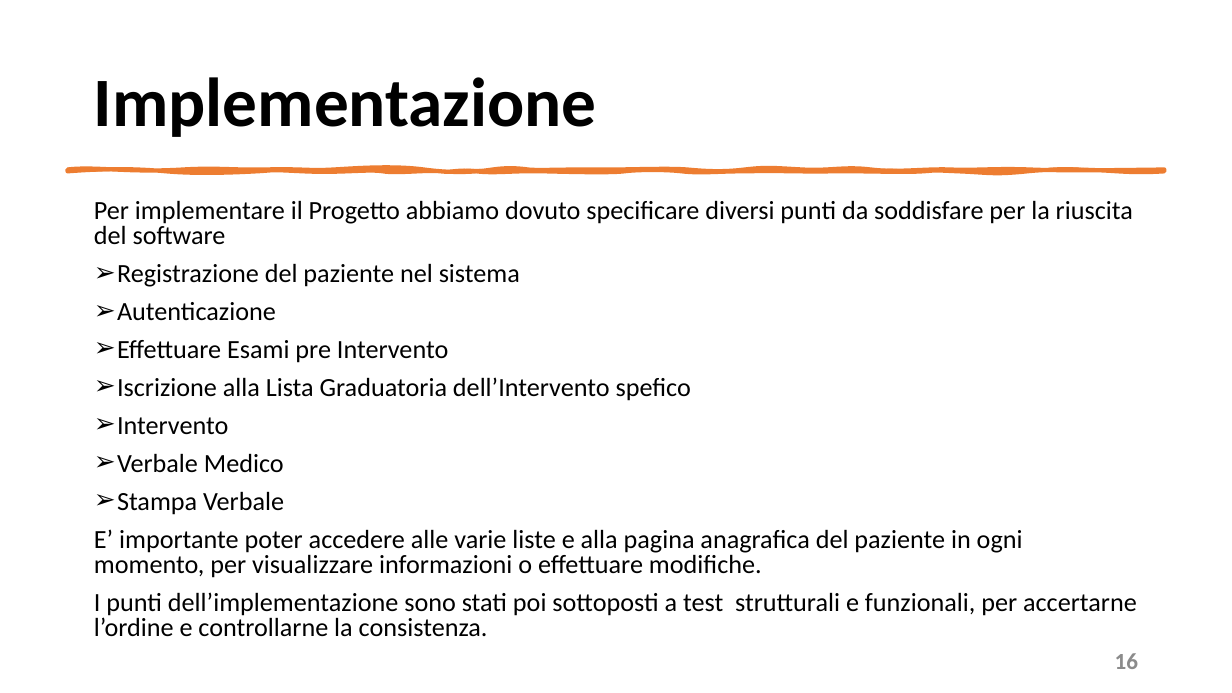
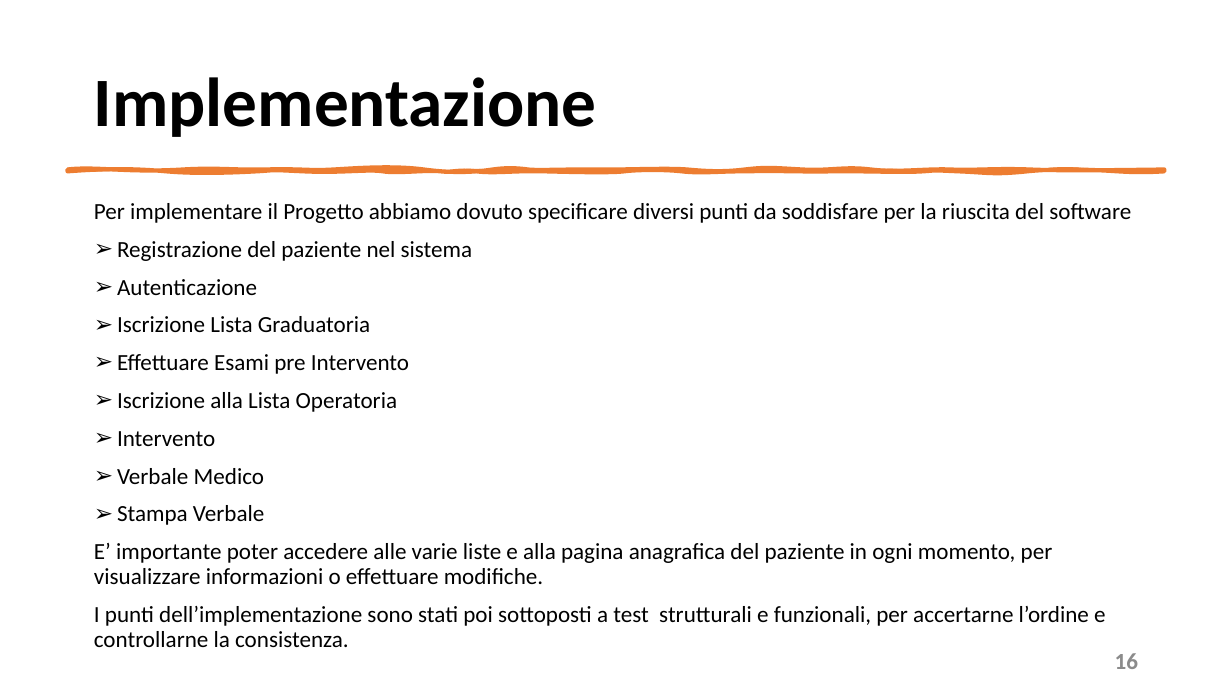
Before and after one commit to mangilimatteo/Progetto_Ingegneria_Software_Cattaneo_Mangili_Saini, a slide deck: slide 16 of Presentazione/Presentazione_Progetto.pptx. Drawn at 1232x693 pixels with LibreOffice and Linux fonts; fonts in the diff are those of the drawing. Boxes give left, top, right and bottom in pixels: in the first picture for what was removed or moved away, otherwise in the second. Text is boxed around its words. In the diff, an @@ line names an element or a change of style, - is before the commit and + after.

Commit message:
Update Presentazione
Implementazione

```diff
--- a/Presentazione/Presentazione_Progetto.pptx
+++ b/Presentazione/Presentazione_Progetto.pptx
@@ text at (94, 203, 1131, 647): size 20.4 to 18 pt in "Per implementare il Progetto abbiamo dovuto specificare ...", "Registrazione del paziente nel sistema", "Autenticazione", "Effettuare Esami pre Intervento" and 5 more places; line spacing 0.8 to 0.9 @@
@@ text at (117, 316, 370, 332): paragraph added @@
+➢ Iscrizione Lista Graduatoria
@@ text at (117, 392, 397, 412): text changed; size 20.4 to 18 pt @@
-➢ Iscrizione alla Lista Graduatoria dell’Intervento spefico
+➢ Iscrizione alla Lista Operatoria
```
Also in this commit, not shown: 1 other slide changed.
